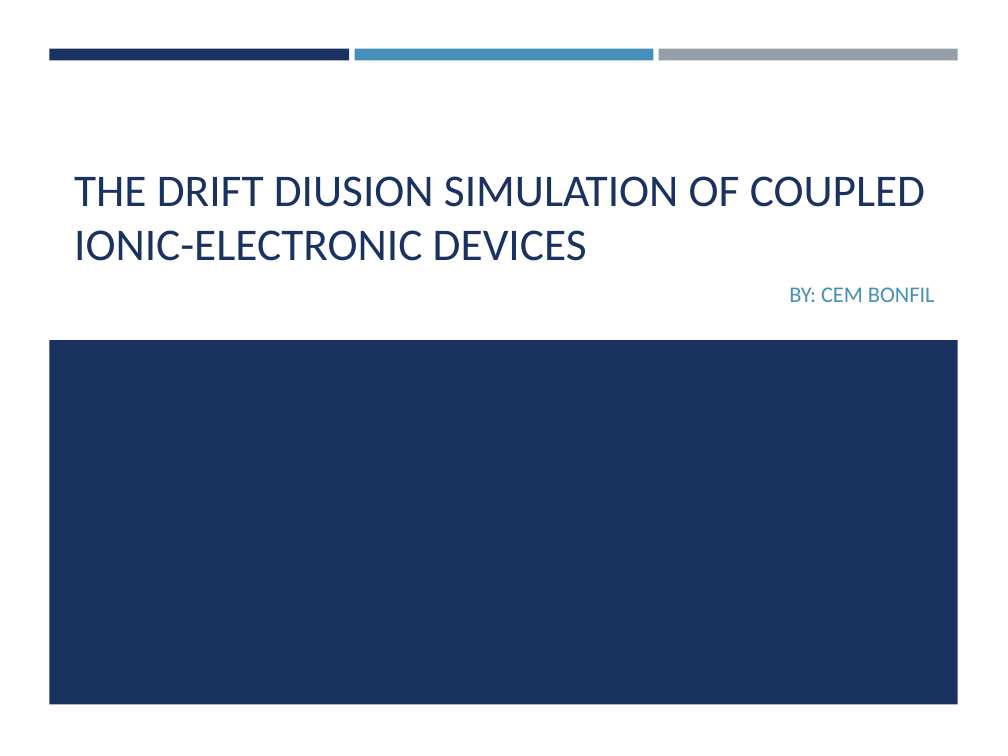
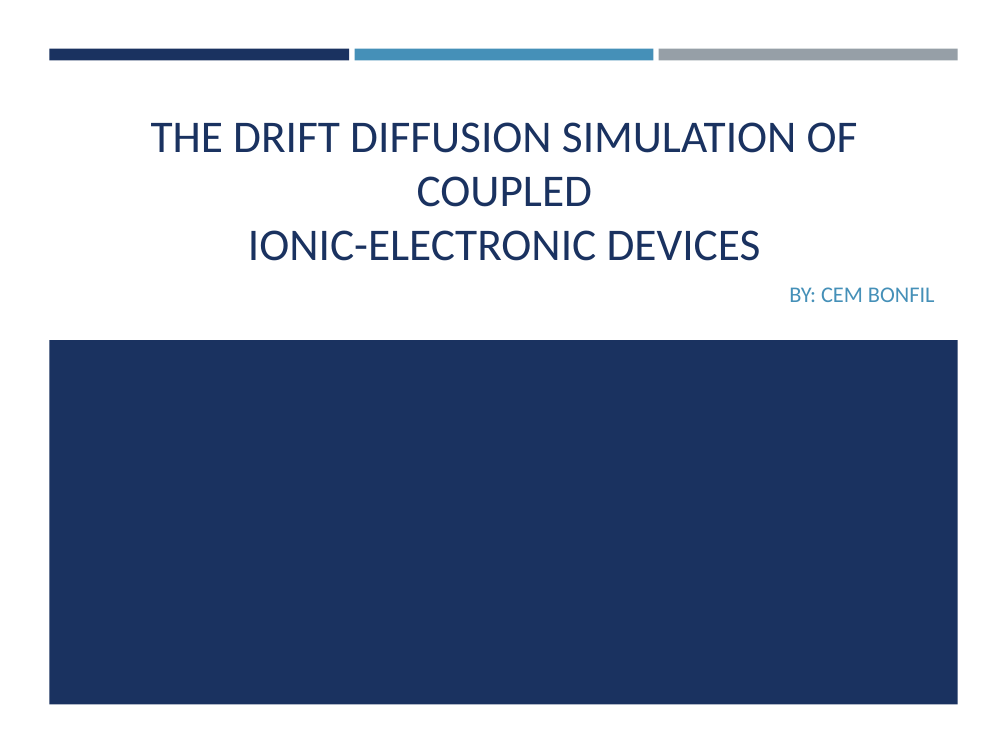
Before and after one commit to cbonfil/ThesisReport, a slide deck: slide 1 of Memristor Thesis/Memristor Presentation.pptx. Drawn at 1008x756 pixels with LibreOffice and Linux fonts; fonts in the diff are those of the drawing. Boxes give left, top, right and bottom in pixels: in the first picture for what was removed or moved away, otherwise in the second. Text is boxed around its words. In the diff, an @@ line names an element or a change of style, - is before the commit and + after.

```diff
--- a/Memristor Thesis/Memristor Presentation.pptx
+++ b/Memristor Thesis/Memristor Presentation.pptx
@@ title at (x1=151, y1=122, x2=858, y2=261): text changed @@
-THE DRIFT DIUSION SIMULATION OF COUPLED
-IONIC-ELECTRONIC DEVICES
+THE DRIFT DIFFUSION SIMULATION OF COUPLED
+IONIC-ELECTRONIC DEVICES
```
Also in this commit, not shown: 6 other slides changed, 1 slide added, 25 other files.
